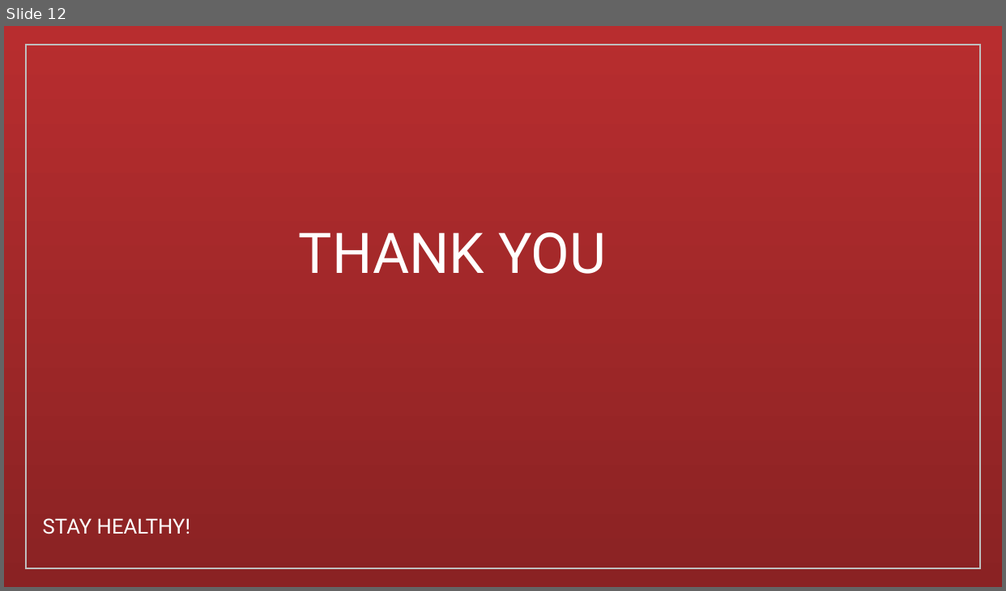
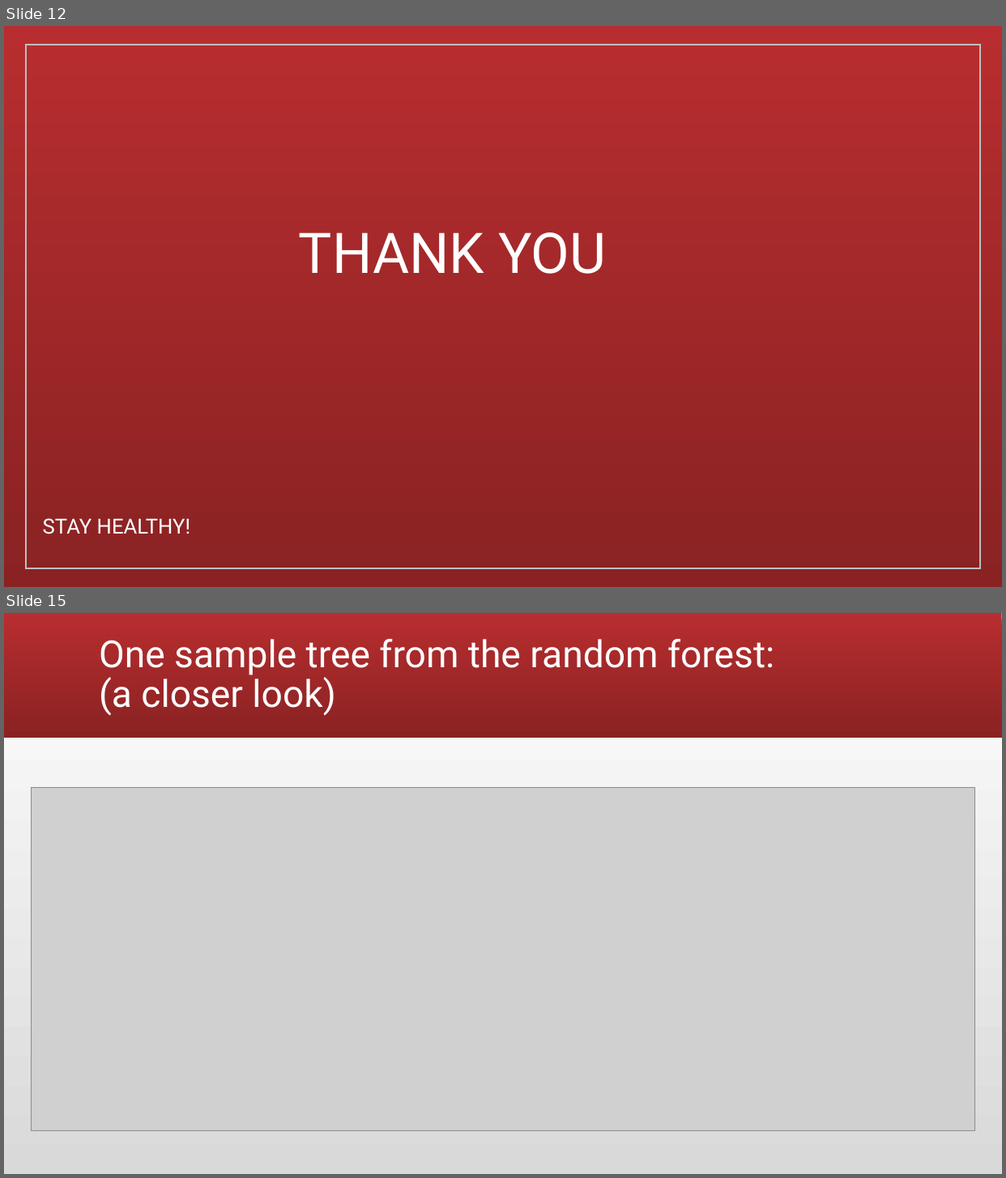
Before and after one commit to andiosika/Binomial-Classification-Ranom-Forest-hyper-imbalance, a slide deck: Covid19Preso.pptx. Shown one above the other, each under a label of ours: slide 12 before the commit, slides 12 and 15 after it; the slides between them are not shown. The pictures are 1006x591 and 1006x1178 pixels, drawn with LibreOffice and Linux fonts; fonts in the diff are those of the drawing; grey boxes stand for pictures. Boxes give left, top, right and bottom in pixels: in the first picture for what was removed or moved away, otherwise in the second. Text is boxed around its words. In the diff, an @@ line names an element or a change of style, - is before the commit and + after.

```diff
--- a/Covid19Preso.pptx
+++ b/Covid19Preso.pptx
@@ slide 15 added at [4, 613, 1002, 1174], background gradient #D9D9D9 to #FFFFFF @@
@@ rectangle added at [4, 613, 1002, 738], fill gradient #B82D2F to #8A2223 @@
@@ title added at [99, 639, 774, 716], 36 pt, text #FFFFFF @@
+One sample tree from the random forest:
+(a closer look)
@@ picture added at [31, 787, 975, 1131] @@
```
Also in this commit, not shown: 8 slides changed, 1 other slide added, 5 other files.
